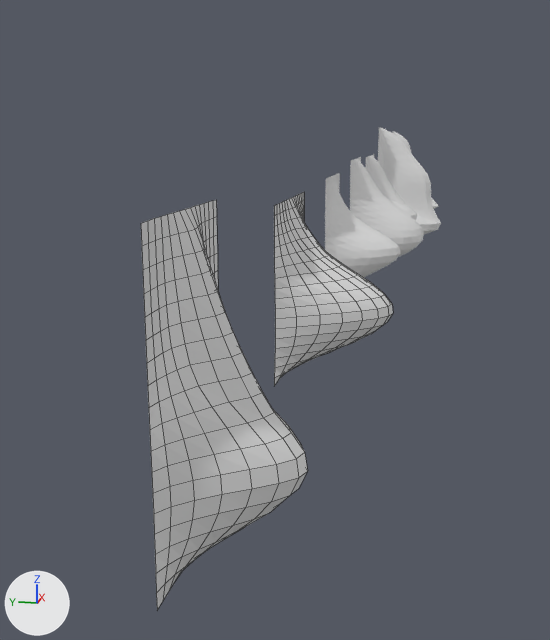
The Blender file art/characters/body-kit/body-kit.blend, before and after one commit.
The view is the same before and after, from a camera (50 mm lens) standing at (5.903, -0.032, 0.035) and looking at (6.004, -0.012, 0.009). The lights are fixed; the arrows at lower left show +X, +Y and +Z. The picture after the commit comes second. Mesh edges are drawn as thin lines on the coarser meshes.

In view in the first picture: 'nose-bulb', 'nose-button', 'nose-hook', 'nose-snub', 'nose-soft', 'nose-wide' and 2 more.
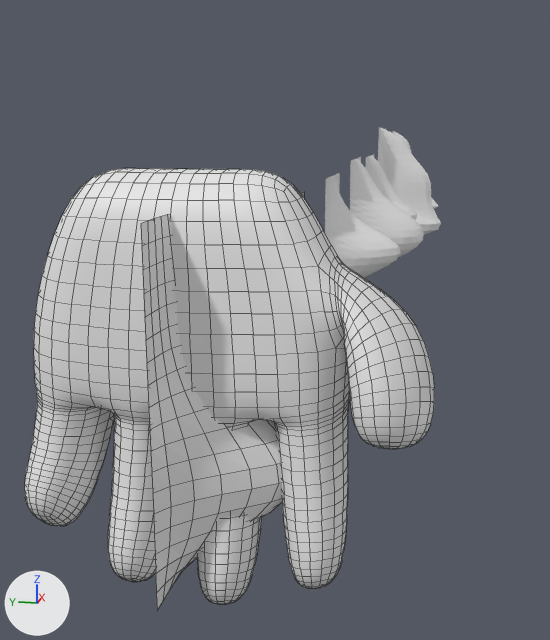
Pixel boxes (x1, y1, x2, y2) of what changed, in the pictures (550 x 640 px):
'hand', added: after (25, 168, 434, 604)
'nose-button', unchanged, covered by the edit: before (274, 192, 393, 386)

Edits to the bpy script that builds the scene:
```text
Add me_handcage:
    me_handcage.from_pydata(...)  # 2210 vertices, 2208 faces; spans x -0.0111..0.0111, y -0.0336..0.0227, z -0.03..0.03
    me_handcage.polygons.foreach_set('use_smooth', [True] * 2208)
Add ob_hand:
    ob_hand = bpy.data.objects.new('hand', me_handcage)
    ob_hand.location = (6.0, 0.0, 0.0)
```
